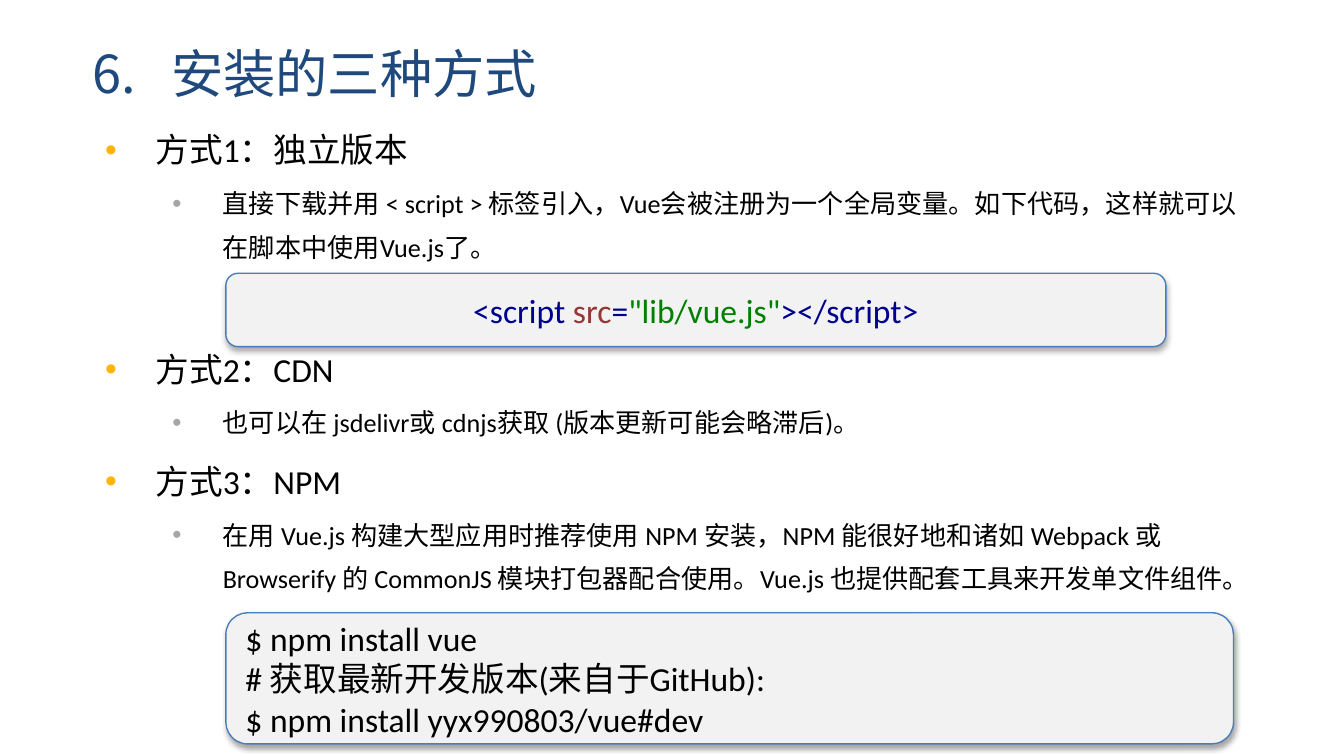
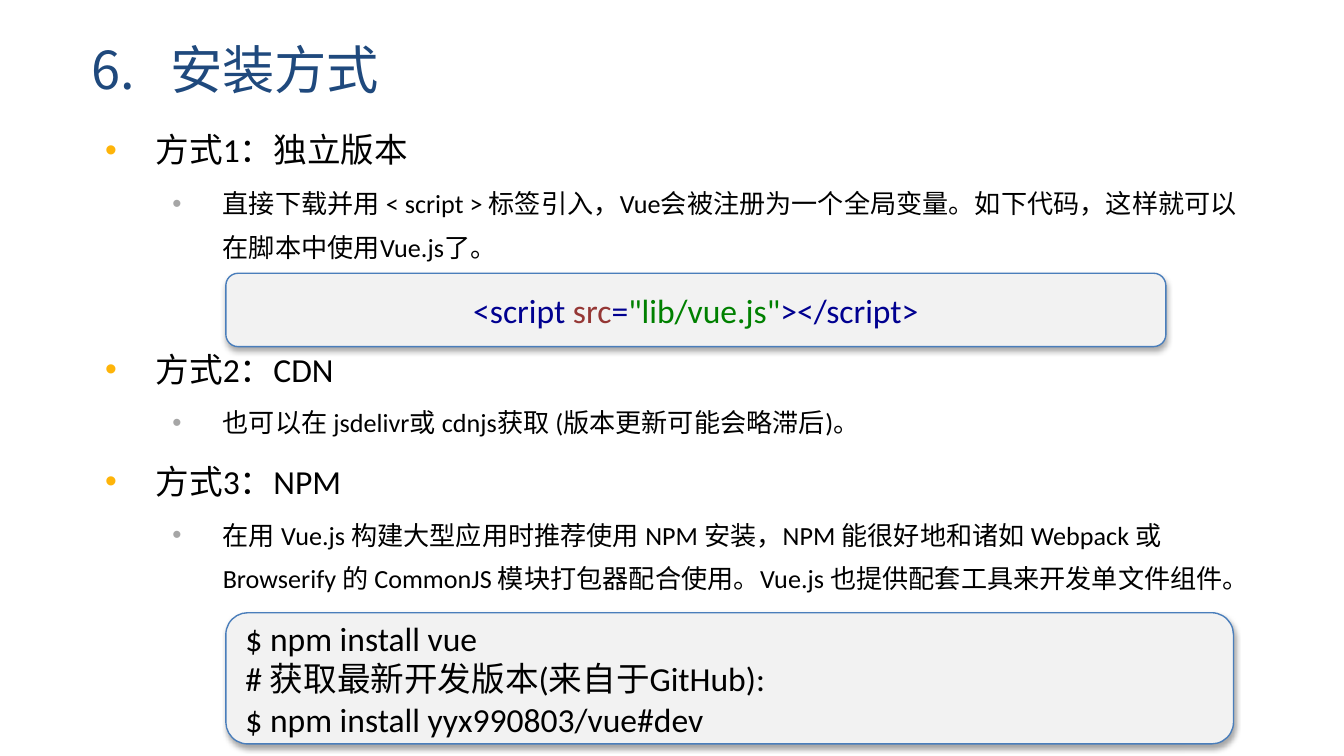
Before and after one commit to yxl2628/vuejs, a slide deck: slide 12 of 01 vueJs入门.pptx. Drawn at 1344x756 pixels with LibreOffice and Linux fonts; fonts in the diff are those of the drawing. Boxes give left, top, right and bottom in pixels: in the first picture for what was removed or moved away, otherwise in the second. Text is boxed around its words. In the diff, an @@ line names an element or a change of style, - is before the commit and + after.

```diff
--- a/01 vueJs入门.pptx
+++ b/01 vueJs入门.pptx
@@ text at (92, 45, 379, 94): text changed @@
-6. 安装的三种方式
+6. 安装方式
```
Also in this commit, not shown: 1 other slide changed, 1 slide added.
